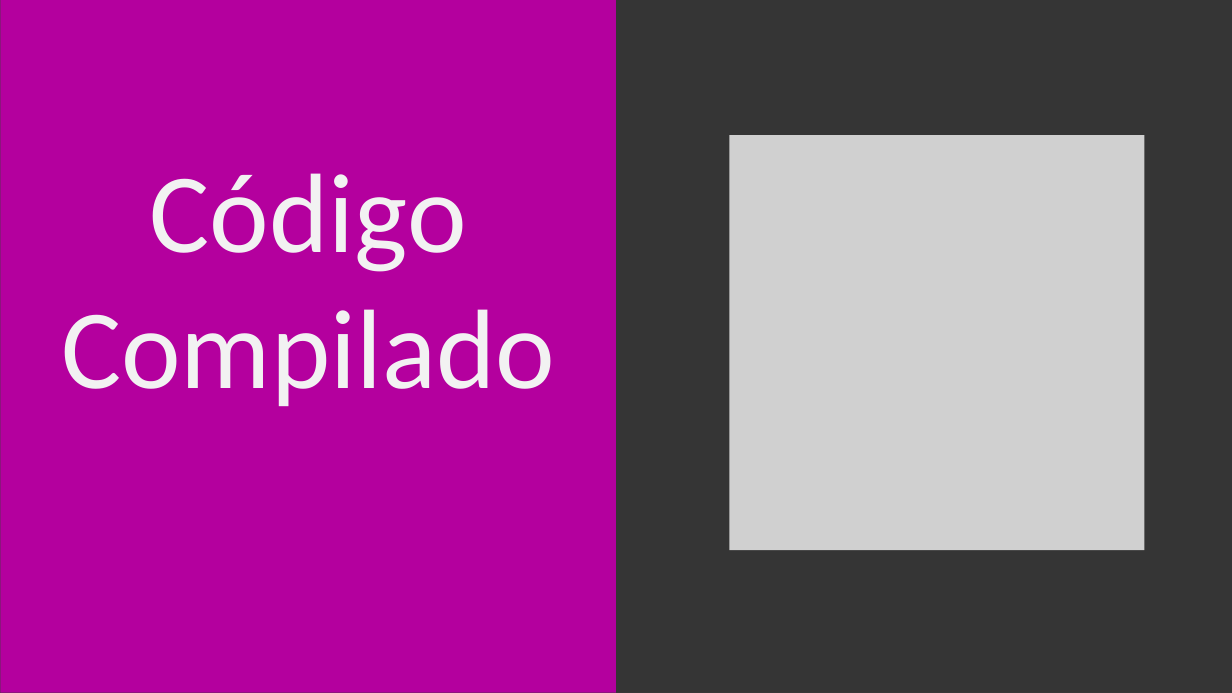
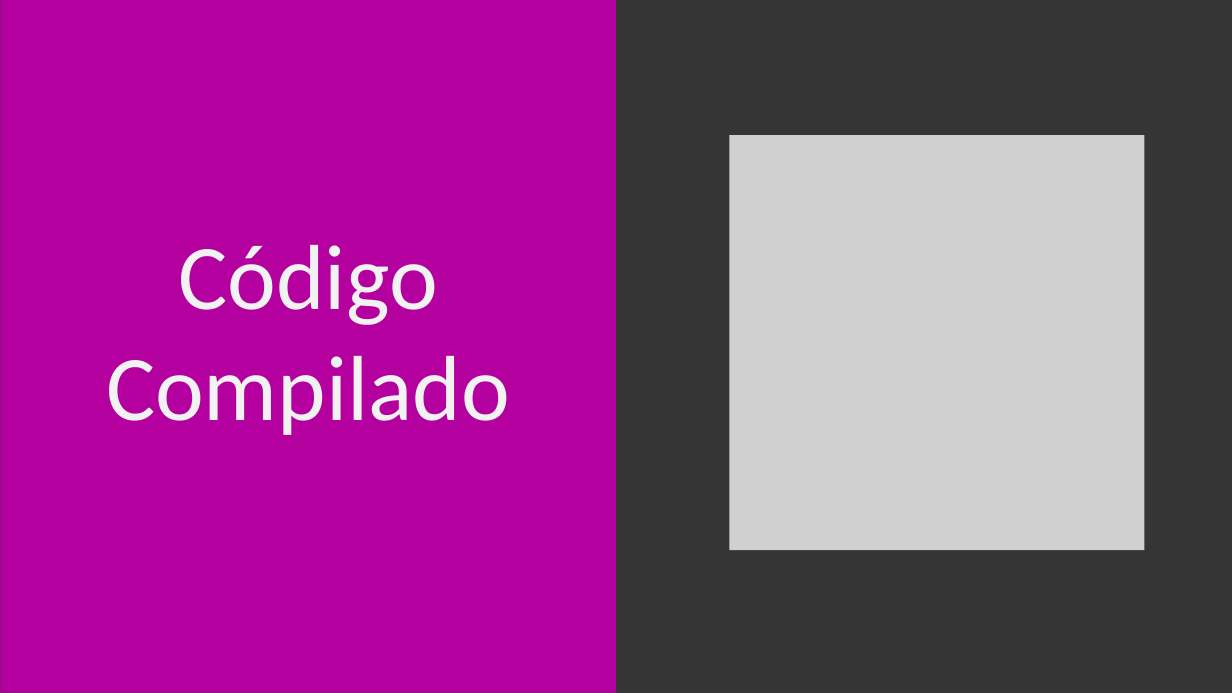
Before and after one commit to sostenes198/Inspiration-Squadra, a slide deck: slide 8 of Apresentacao-Squadra/Apresentacao-Async-Await.pptx. Drawn at 1232x693 pixels with LibreOffice and Linux fonts; fonts in the diff are those of the drawing; grey boxes stand for pictures. Boxes give left, top, right and bottom in pixels: in the first picture for what was removed or moved away, otherwise in the second. Text is boxed around its words. In the diff, an @@ line names an element or a change of style, - is before the commit and + after.

```diff
--- a/Apresentacao-Squadra/Apresentacao-Async-Await.pptx
+++ b/Apresentacao-Squadra/Apresentacao-Async-Await.pptx
@@ text "Código": place and size @@
-text "Código" at [61, 173, 555, 407]
+text "Código" at [106, 245, 510, 435]
@@ text "Código" at [106, 245, 510, 435]: size 88 to 72 pt @@
```
Also in this commit, not shown: 9 other slides changed.
